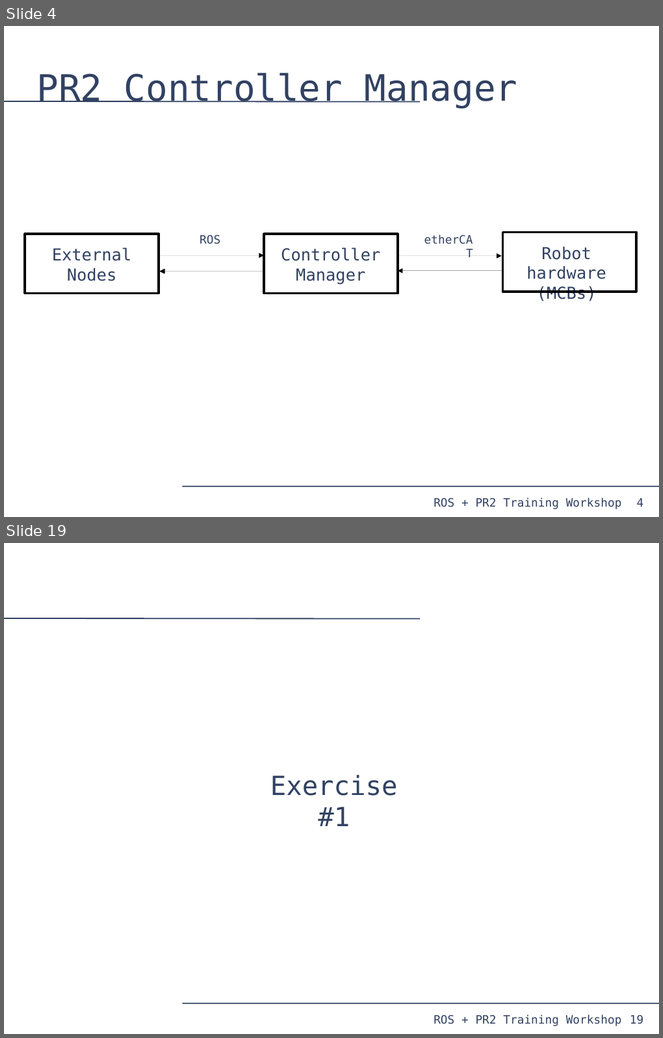
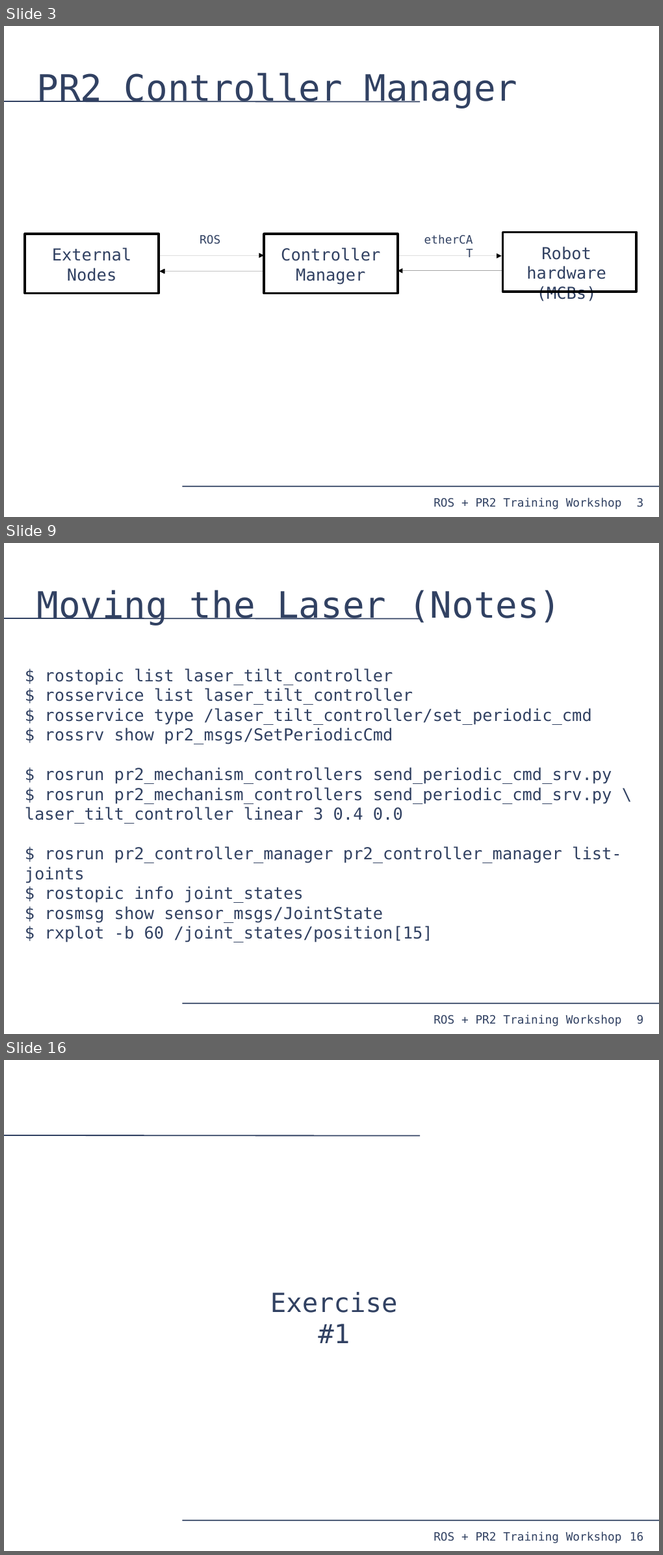
Before and after one commit to PR2/pr2_docs, a slide deck: pr2_training_workshop/moving_mechanism/slides.odp. Shown one above the other, each under a label of ours: slides 4 and 19 before the commit, slides 3, 9 and 16 after it; the slides between them are not shown. The pictures are 663x1038 and 663x1555 pixels, drawn with LibreOffice and Linux fonts; fonts in the diff are those of the drawing. Boxes give left, top, right and bottom in pixels: in the first picture for what was removed or moved away, otherwise in the second. Text is boxed around its words. In the diff, an @@ line names an element or a change of style, - is before the commit and + after.

Commit message:
Presentation stripped to be a demonstration, finished up to trajectory/arm control.

```diff
--- a/pr2_training_workshop/moving_mechanism/slides.odp
+++ b/pr2_training_workshop/moving_mechanism/slides.odp
@@ slide 9 added at box(4, 543, 659, 1034), background #FFFFFF; not listed: 4 template elements that a slide beside it also shows @@
@@ title added at box(36, 590, 561, 626), 44 pt, text #314162 @@
+Moving the Laser (Notes)
@@ text added at box(25, 668, 622, 943), 20 pt, text #314162 @@
+$ rostopic list laser_tilt_controller
+$ rosservice list laser_tilt_controller
+$ rosservice type /laser_tilt_controller/set_periodic_cmd
+$ rossrv show pr2_msgs/SetPeriodicCmd
+$ rosrun pr2_mechanism_controllers send_periodic_cmd_srv.py
+$ rosrun pr2_mechanism_controllers send_periodic_cmd_srv.py \ laser_tilt_controller linear 3 0.4 0.0
+$ rosrun pr2_controller_manager pr2_controller_manager list-joints
+$ rostopic info joint_states
+$ rosmsg show sensor_msgs/JointState
+$ rxplot -b 60 /joint_states/position[15]
@@ what was slide 4 is now slide 3 @@
@@ page number at box(637, 499, 644, 508): text changed @@
-4
+3
@@ what was slide 19 is now slide 16 @@
@@ page number at box(630, 1533, 644, 1542): text changed @@
-19
+16
```
Also in this commit, not shown: 1 slide changed, 11 other slides added, 14 slides removed, 7 other files.
